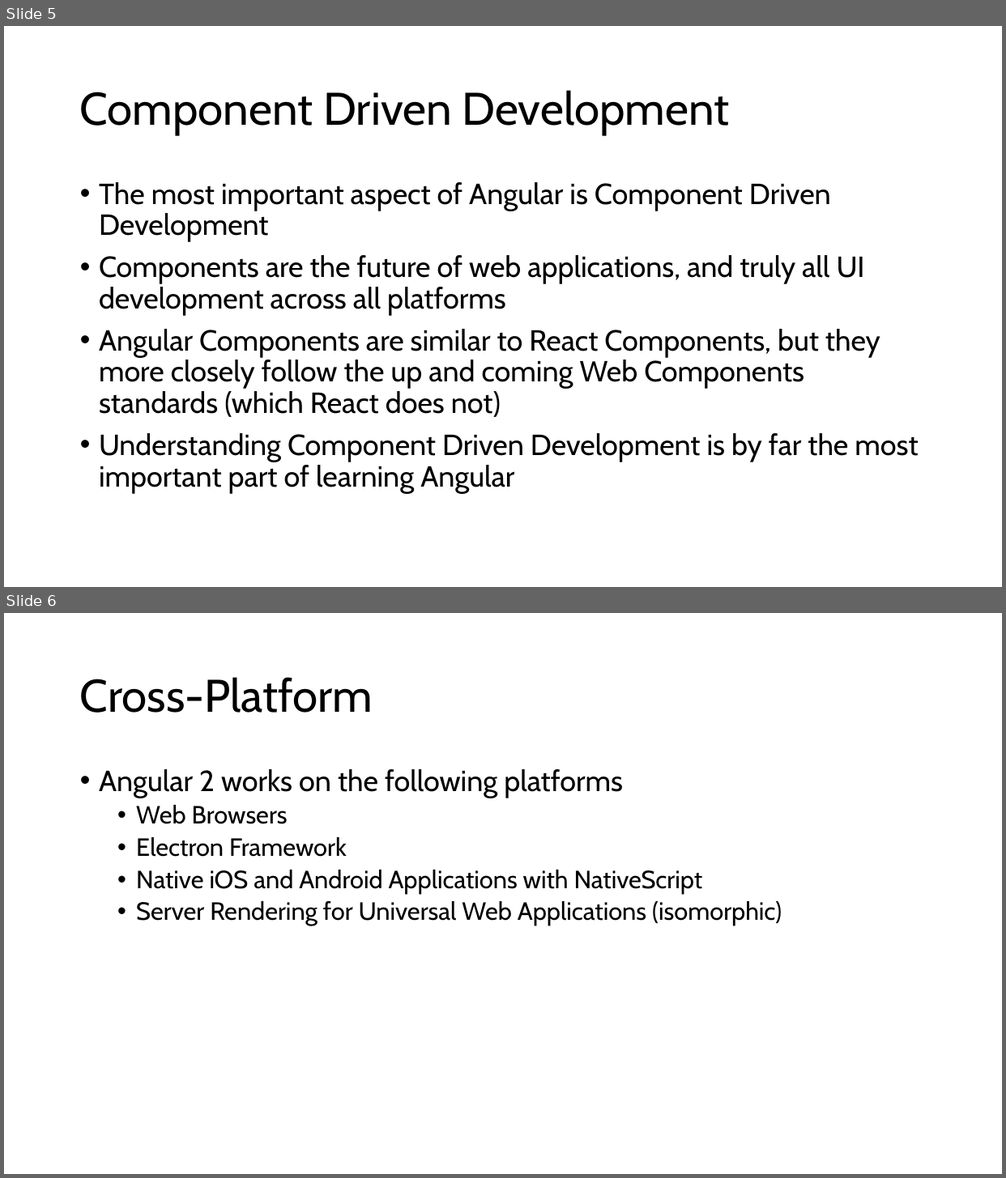
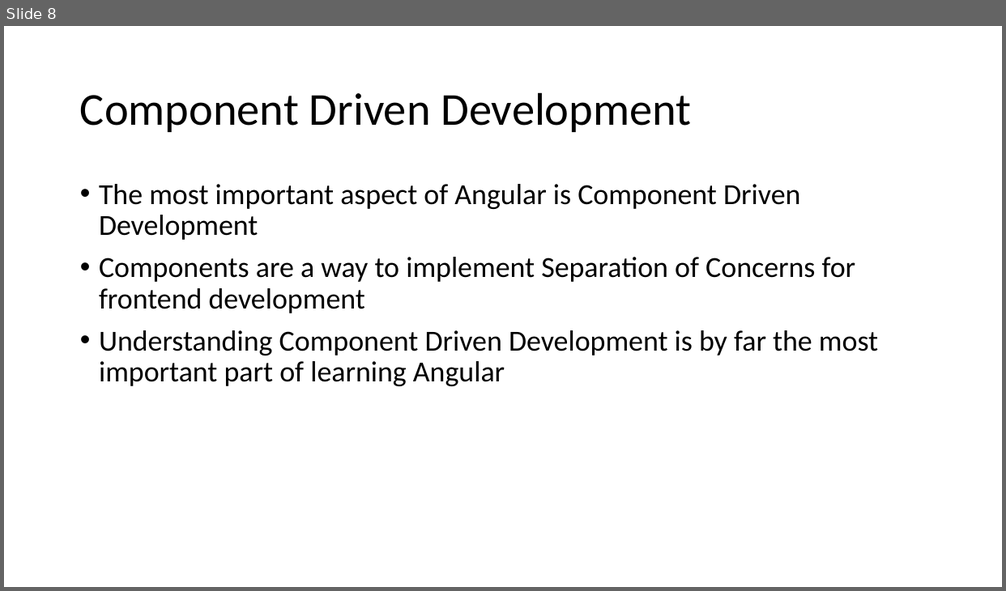
Before and after one commit to DevScope/HandsOn-Angular, a slide deck: Session 1 - Introduction and Slides/Introduction to Angular.pptx. Shown one above the other, each under a label of ours: slides 5 and 6 before the commit, slide 8 after it. The pictures are 1006x1178 and 1006x591 pixels, drawn with LibreOffice and Linux fonts; fonts in the diff are those of the drawing. Boxes give left, top, right and bottom in pixels: in the first picture for what was removed or moved away, otherwise in the second. Text is boxed around its words. In the diff, an @@ line names an element or a change of style, - is before the commit and + after.

```diff
--- a/Session 1 - Introduction and Slides/Introduction to Angular.pptx
+++ b/Session 1 - Introduction and Slides/Introduction to Angular.pptx
@@ slide 6 removed at (4, 613, 1002, 1174), background #FFFFFF @@
@@ title removed at (80, 677, 373, 713) @@
-Cross-Platform
@@ text removed at (99, 769, 782, 926) @@
-• Angular 2 works on the following platforms
-  • Web Browsers
-  • Electron Framework
-  • Native iOS and Android Applications with NativeScript
-  • Server Rendering for Universal Web Applications (isomorphic)
@@ what was slide 5 is now slide 8 @@
@@ slide 8 changed as well @@
@@ title "Component Driven Development" at (80, 92, 691, 132): font Cabin to Calibri @@
@@ text at (99, 184, 878, 386): font Cabin to Calibri in "The most important aspect of Angular is ...", "Understanding Component Driven Development is by far ..." @@
@@ text at (99, 257, 856, 314): text changed; font Cabin to Calibri @@
-• Components are the future of web applications, and truly all UI development across all platforms
-• Angular Components are similar to React Components, but they more closely follow the up and coming Web Components standards (which React does not)
+• Components are a way to implement Separation of Concerns for frontend development
```
Also in this commit, not shown: 21 other slides changed, 8 slides added, 2 other slides removed, 2 other files.
